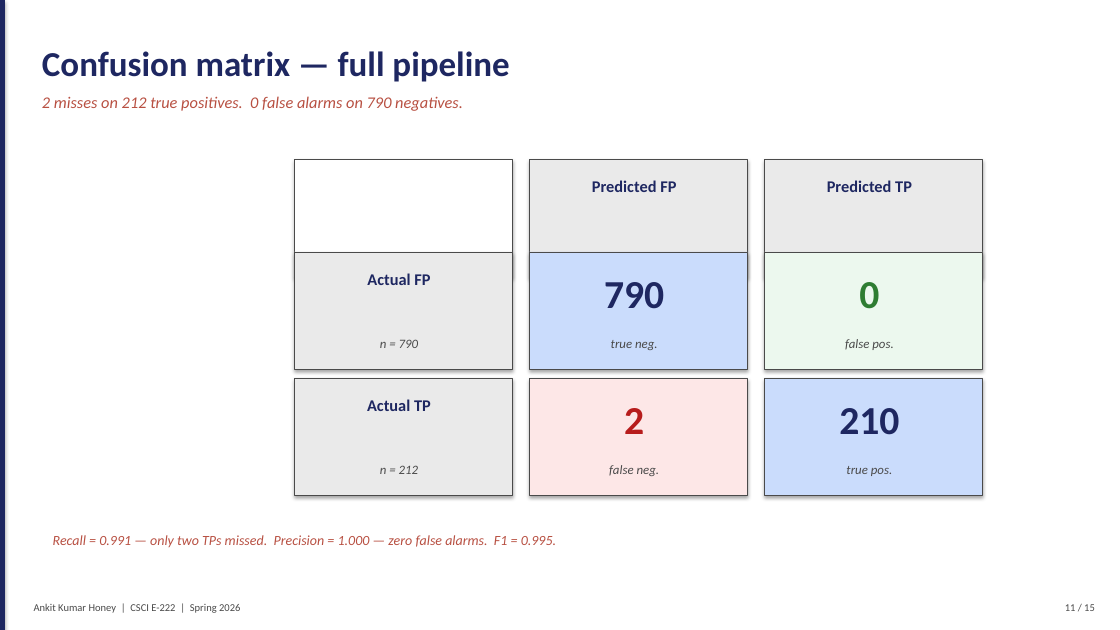
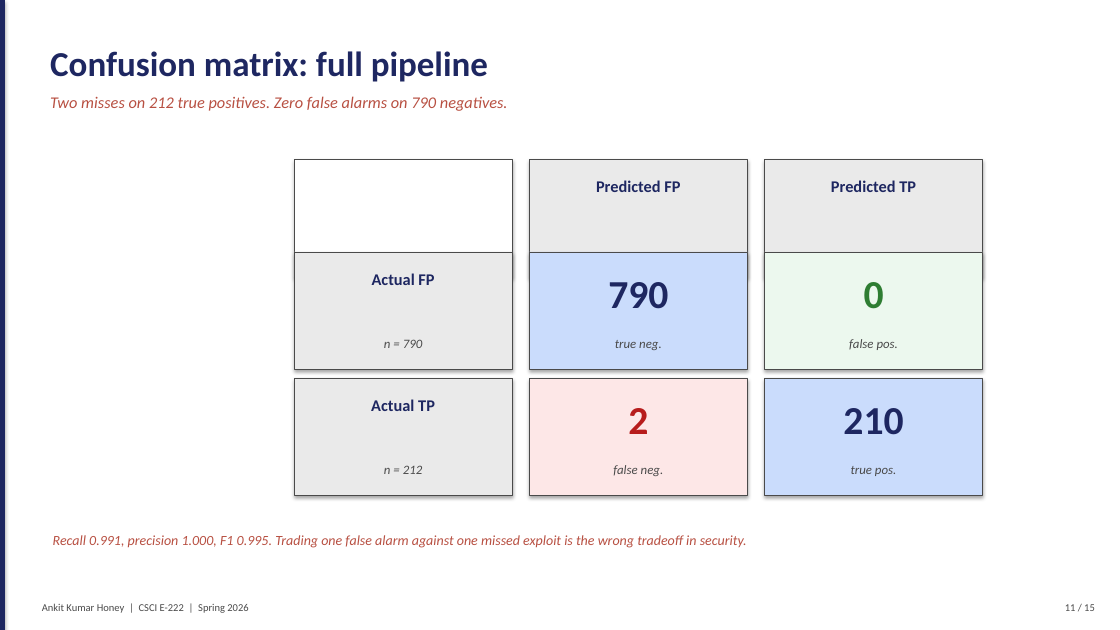
Before and after one commit to honeyankit/reachability-llm, a slide deck: slide 11 of reports/FalsePositive_SupplyChain_Honey.pptx. Drawn at 1120x630 pixels with LibreOffice and Linux fonts; fonts in the diff are those of the drawing. Boxes give left, top, right and bottom in pixels: in the first picture for what was removed or moved away, otherwise in the second. Text is boxed around its words. In the diff, an @@ line names an element or a change of style, - is before the commit and + after.

```diff
--- a/reports/FalsePositive_SupplyChain_Honey.pptx
+++ b/reports/FalsePositive_SupplyChain_Honey.pptx
@@ text at (x1=50, y1=51, x2=488, y2=82): text changed @@
-Confusion matrix — full pipeline
+Confusion matrix: full pipeline
@@ text at (x1=50, y1=96, x2=508, y2=111): text changed @@
-2 misses on 212 true positives. 0 false alarms on 790 negatives.
+Two misses on 212 true positives. Zero false alarms on 790 negatives.
@@ text at (x1=53, y1=535, x2=747, y2=548): text changed @@
-Recall = 0.991 — only two TPs missed. Precision = 1.000 — zero false alarms. F1 = 0.995.
+Recall 0.991, precision 1.000, F1 0.995. Trading one false alarm against one missed exploit is the wrong tradeoff in security.
@@ 15 texts moved together from (x1=34, y1=180, x2=912, y2=613) to (x1=42, y1=180, x2=916, y2=613) @@
```
Also in this commit, not shown: 14 other slides changed, 3 other files.
